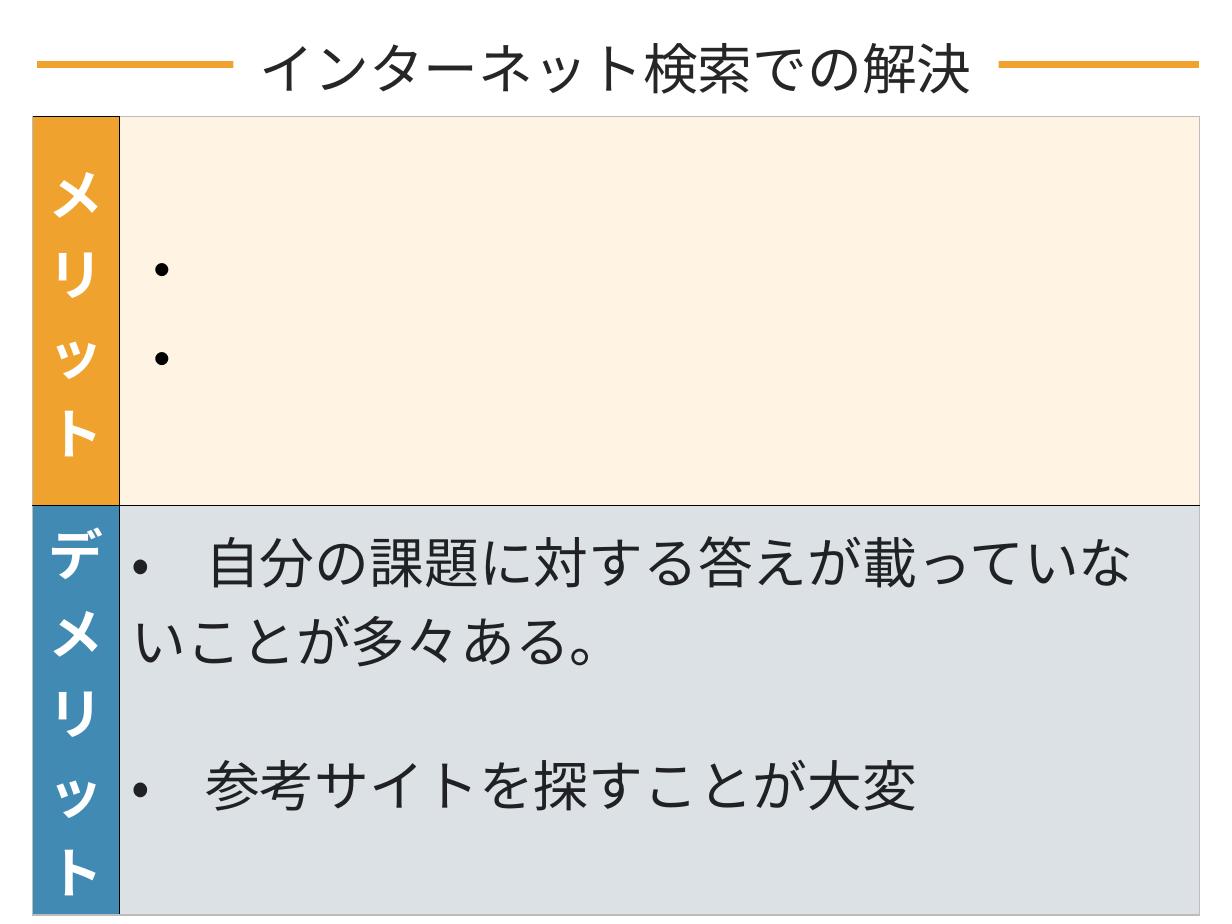
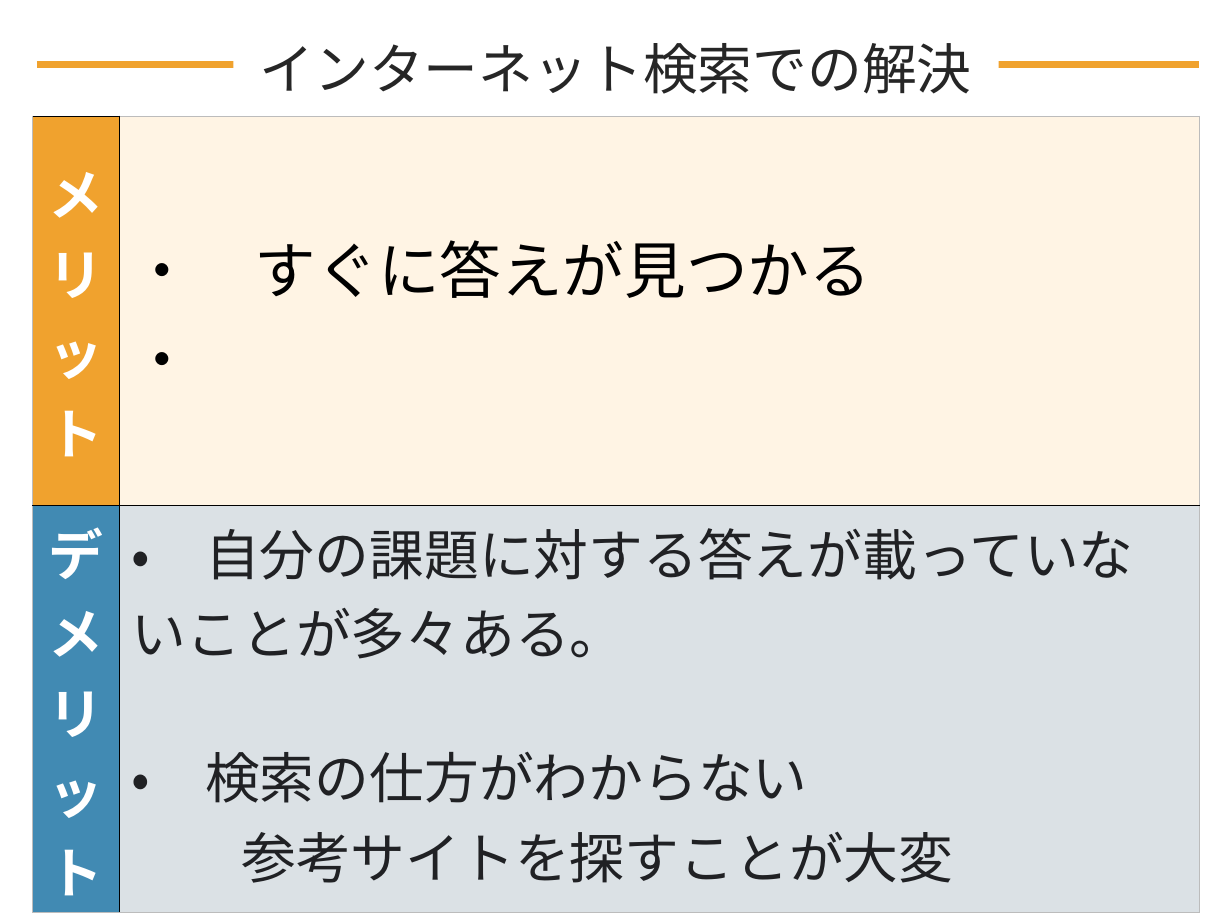
Before and after one commit to DOJO-2021/D-2, a slide deck: slide 8 of documents/プレゼン/Knowledge Holder_清書版.pptx. Drawn at 1232x924 pixels with LibreOffice and Linux fonts; fonts in the diff are those of the drawing. Boxes give left, top, right and bottom in pixels: in the first picture for what was removed or moved away, otherwise in the second. Text is boxed around its words. In the diff, an @@ line names an element or a change of style, - is before the commit and + after.

```diff
--- a/documents/プレゼン/Knowledge Holder_清書版.pptx
+++ b/documents/プレゼン/Knowledge Holder_清書版.pptx
@@ table at [33,116,1200,912] @@
-row 1, column 2: ・ / ・
+row 1, column 2: ・ すぐに答えが見つかる / ・
-row 2, column 2: ・ 自分の課題に対する答えが載っていないことが多々ある。 / ・ 参考サイトを探すことが大変
+row 2, column 2: ・ 自分の課題に対する答えが載っていないことが多々ある。 / ・ 検索の仕方がわからない / 参考サイトを探すことが大変
```
Also in this commit, not shown: 6 other slides changed, 2 slides added.
